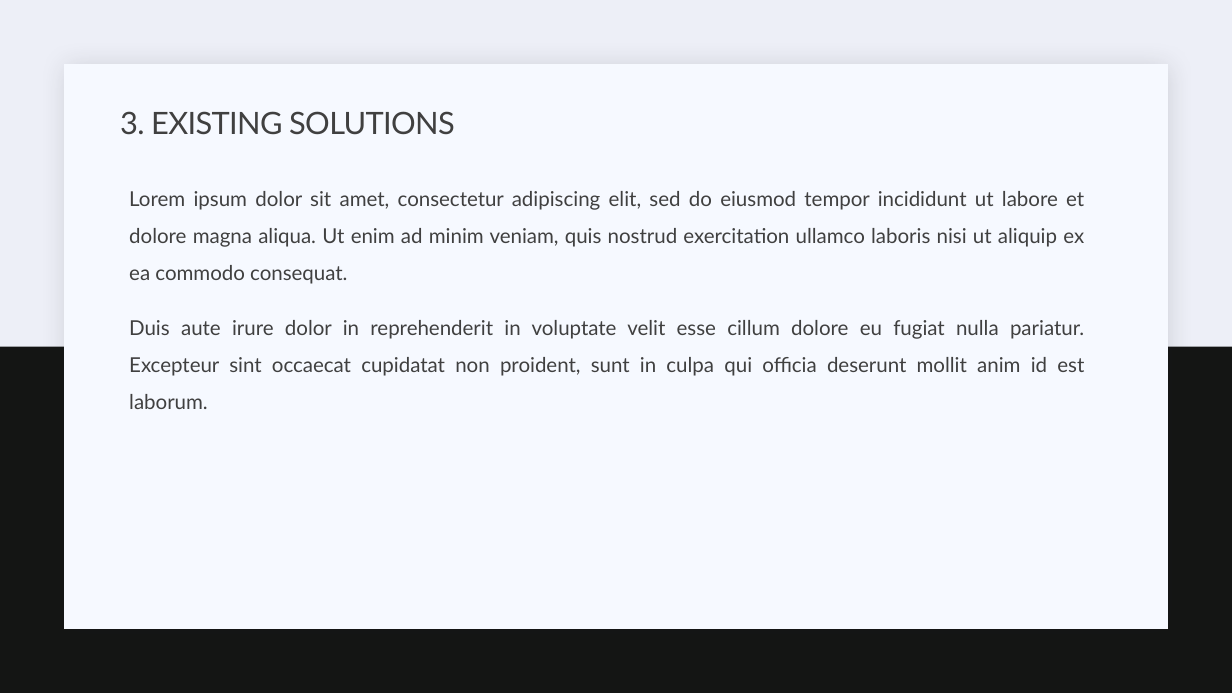
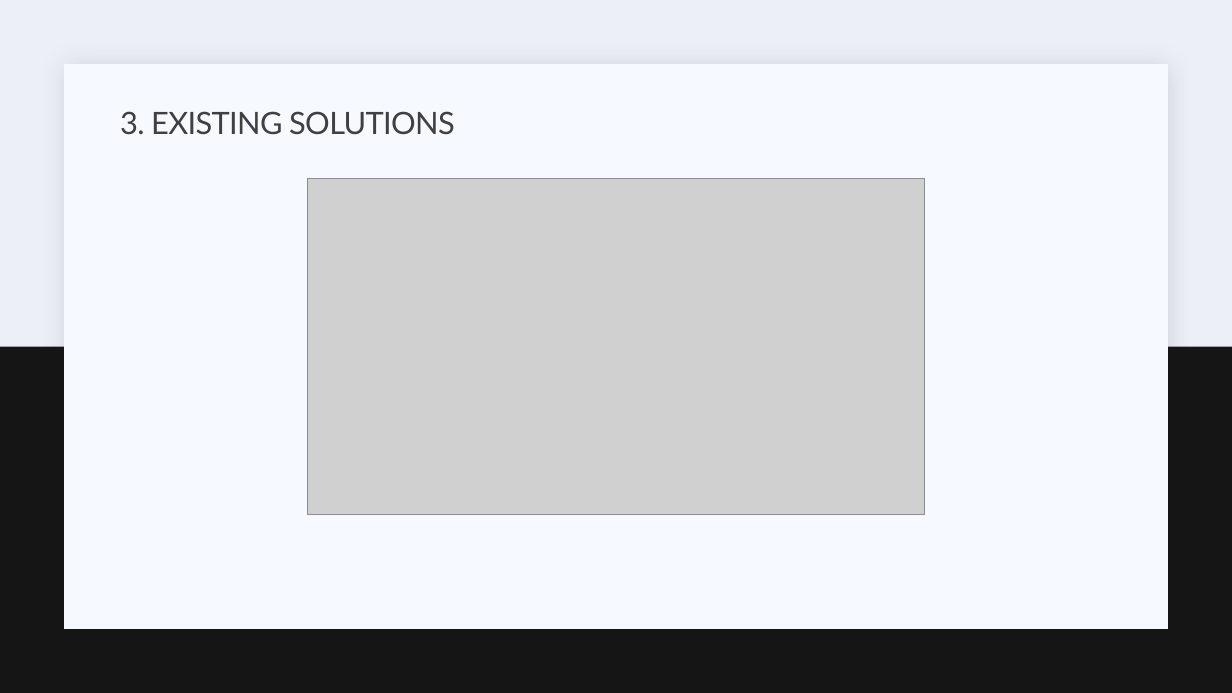
Before and after one commit to nazhimkalam/gensum, a slide deck: slide 5 of PSPD/presentation/PSPD-PP.pptx. Drawn at 1232x693 pixels with LibreOffice and Linux fonts; fonts in the diff are those of the drawing; grey boxes stand for pictures. Boxes give left, top, right and bottom in pixels: in the first picture for what was removed or moved away, otherwise in the second. Text is boxed around its words. In the diff, an @@ line names an element or a change of style, - is before the commit and + after.

```diff
--- a/PSPD/presentation/PSPD-PP.pptx
+++ b/PSPD/presentation/PSPD-PP.pptx
@@ picture added at (308, 178, 924, 515) @@
@@ text removed at (129, 191, 1084, 409) @@
-  Lorem ipsum dolor sit amet, consectetur adipiscing elit, sed do eiusmod tempor incididunt ut labore et dolore magna aliqua. Ut enim ad minim veniam, quis nostrud exercitation ullamco laboris nisi ut aliquip ex ea commodo consequat.
-  Duis aute irure dolor in reprehenderit in voluptate velit esse cillum dolore eu fugiat nulla pariatur. Excepteur sint occaecat cupidatat non proident, sunt in culpa qui officia deserunt mollit anim id est laborum.
```
Also in this commit, not shown: 6 other slides changed, 11 other files.
